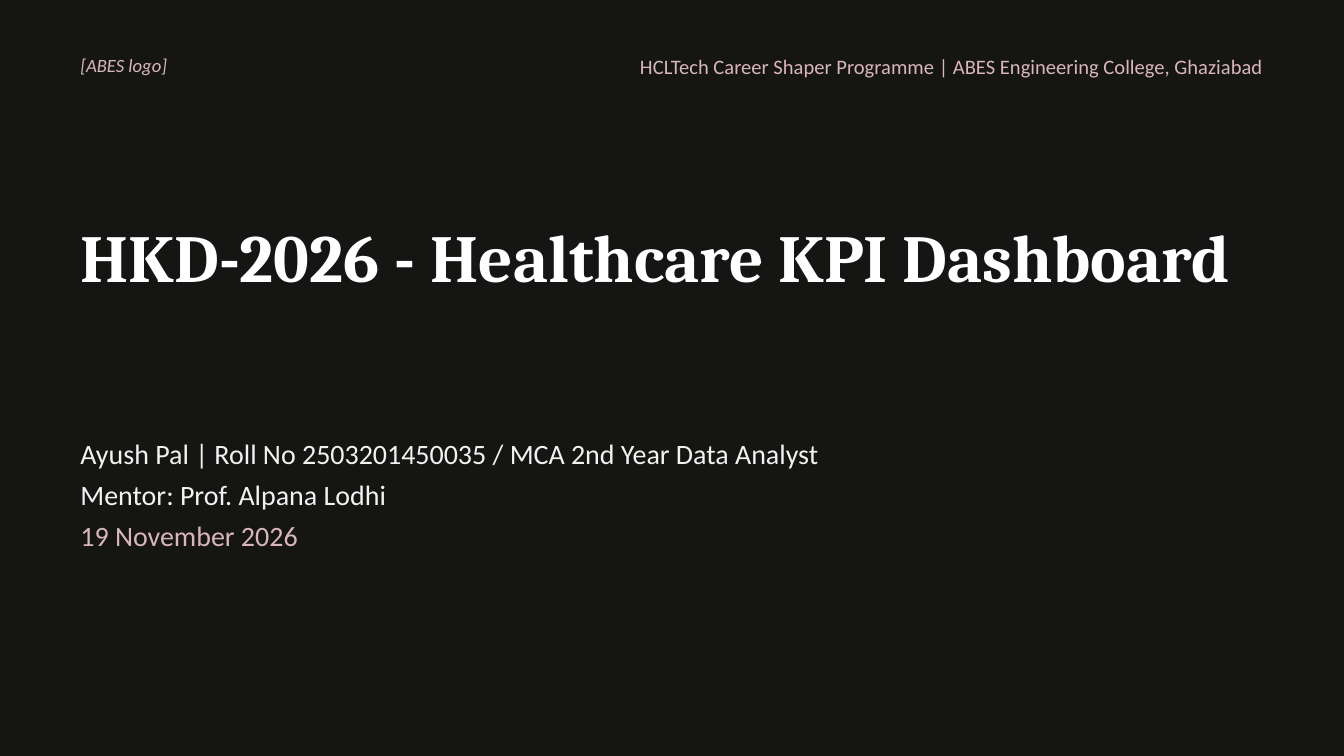
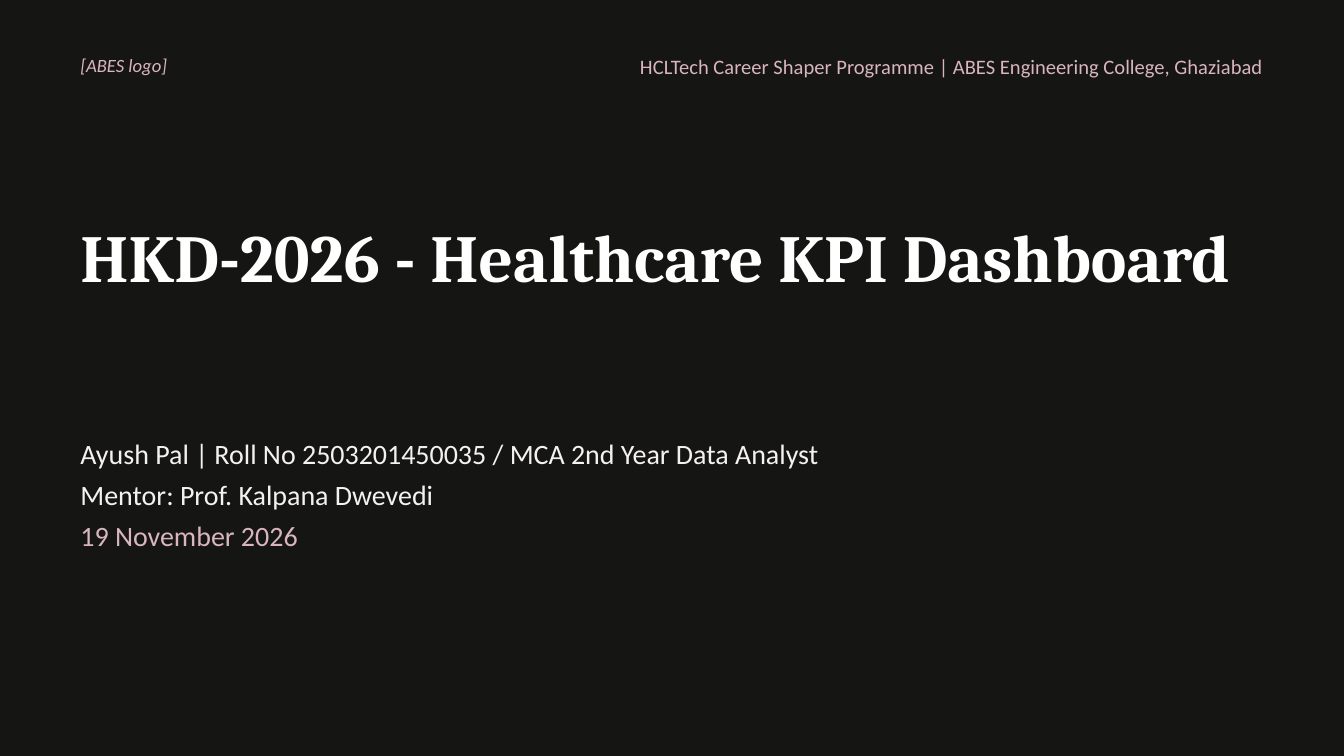
Before and after one commit to ayushpal1506/HclTraining, a slide deck: slide 1 of docs/HKD-2026_Presentation.pptx. Drawn at 1344x756 pixels with LibreOffice and Linux fonts; fonts in the diff are those of the drawing. Boxes give left, top, right and bottom in pixels: in the first picture for what was removed or moved away, otherwise in the second. Text is boxed around its words. In the diff, an @@ line names an element or a change of style, - is before the commit and + after.

Commit message:
chore: update mentor name to Prof. Kalpana Dwevedi across all documents and presentations

```diff
--- a/docs/HKD-2026_Presentation.pptx
+++ b/docs/HKD-2026_Presentation.pptx
@@ text at (80,485,433,510): text changed @@
-Mentor: Prof. Alpana Lodhi
+Mentor: Prof. Kalpana Dwevedi
```
Also in this commit, not shown: 46 other files.
